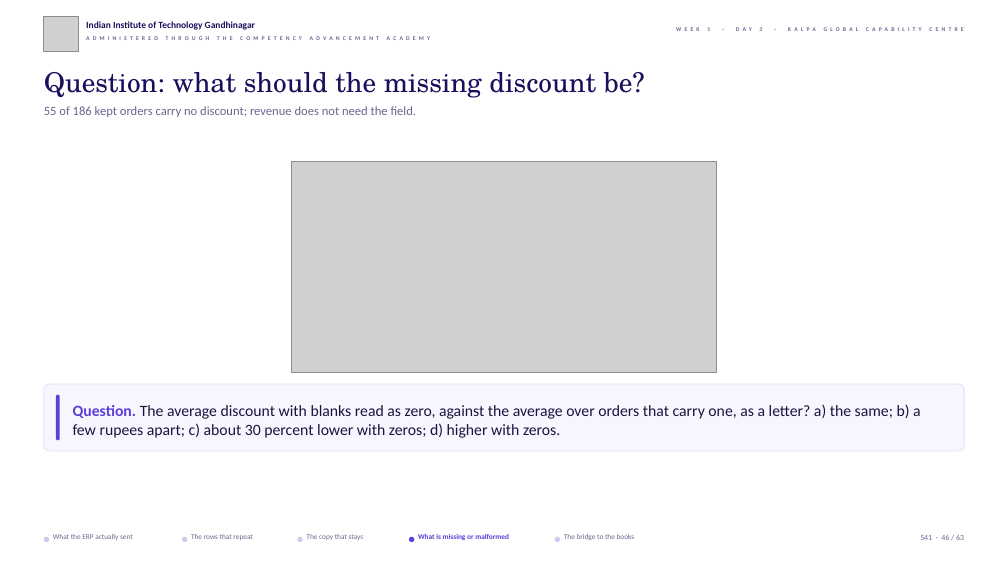
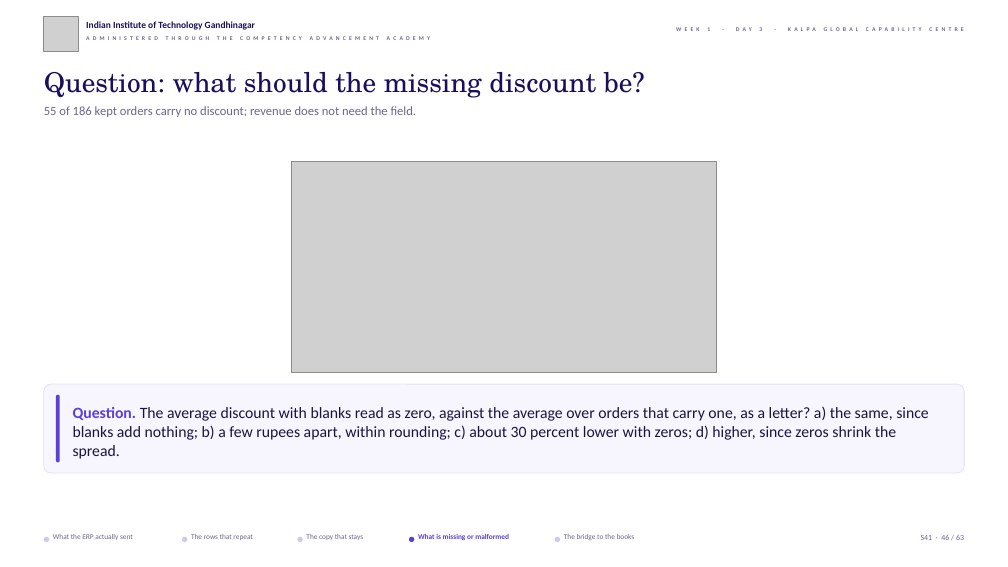
Before and after one commit to fde-academy-lab/c2-content-factory, a slide deck: slide 46 of content/W01/D3/slides/C2_W01_D03_half1_STUDENT.pptx. Drawn at 1008x567 pixels with LibreOffice and Linux fonts; fonts in the diff are those of the drawing; grey boxes stand for pictures; background and template pictures are left out. Boxes give left, top, right and bottom in pixels: in the first picture for what was removed or moved away, otherwise in the second. Text is boxed around its words. In the diff, an @@ line names an element or a change of style, - is before the commit and + after.

```diff
--- a/content/W01/D3/slides/C2_W01_D03_half1_STUDENT.pptx
+++ b/content/W01/D3/slides/C2_W01_D03_half1_STUDENT.pptx
@@ rounded rectangle: place and size @@
-rounded rectangle at [44, 384, 964, 451]
+rounded rectangle at [44, 384, 964, 473]
@@ rounded rectangle: place and size @@
-rounded rectangle at [56, 395, 60, 440]
+rounded rectangle at [56, 395, 60, 463]
@@ text at [73, 407, 928, 459]: text changed @@
-Question. The average discount with blanks read as zero, against the average over orders that carry one, as a letter? a) the same; b) a few rupees apart; c) about 30 percent lower with zeros; d) higher with zeros.
+Question. The average discount with blanks read as zero, against the average over orders that carry one, as a letter? a) the same, since blanks add nothing; b) a few rupees apart, within rounding; c) about 30 percent lower with zeros; d) higher, since zeros shrink the spread.
```
Also in this commit, not shown: 6 other slides changed, 29 other files.
